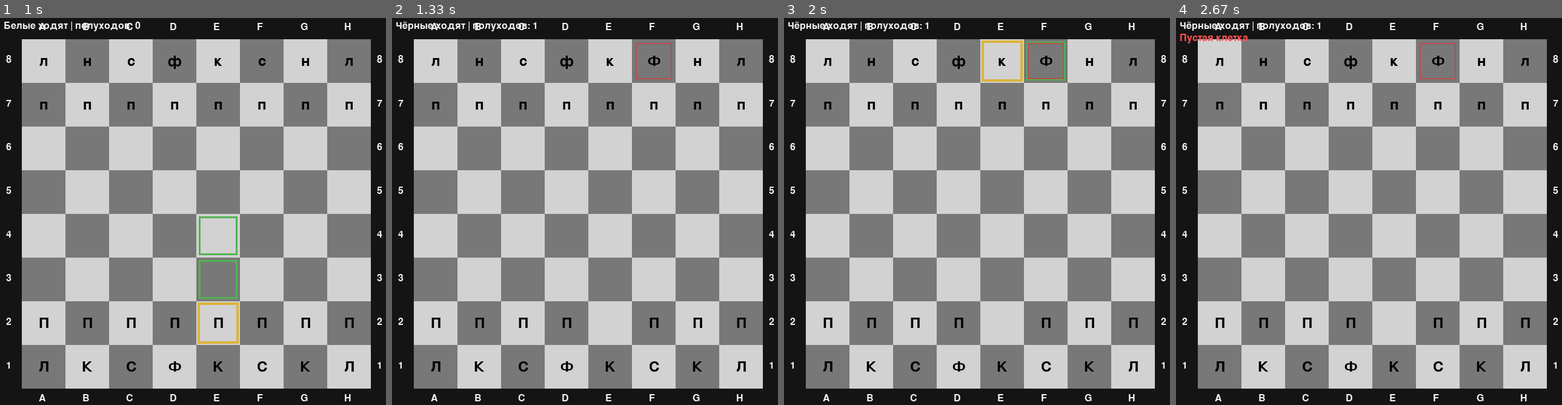
Above: before the commit, frames 1-4 (left to right).
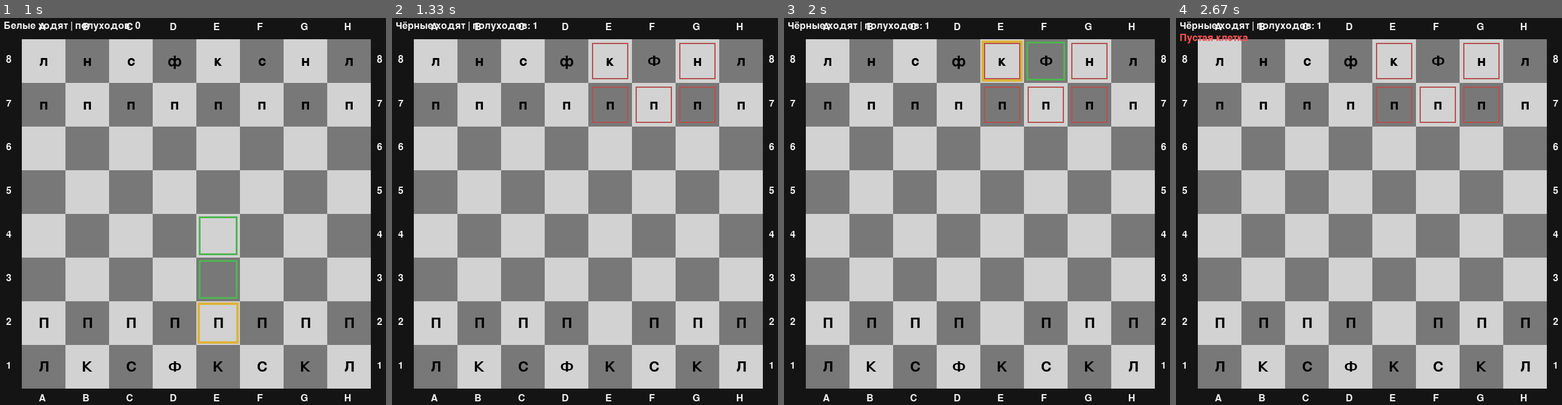
Above: after the commit, the same moments.

Repository: DedgerLabs/nash-proekt
Game: pygame game, started from pygame_main.py
The game is run twice, just before and just after one commit, with the same random seed, the same clock (stepped at 60 frames per second) and the same inputs.
Inputs (mouse positions are in pixels of both pictures, inside the frame that each line leads up to):
- Up to frame 1 (1 s): type "1 (at the terminal prompt)" at 0 s; tap T at 0.33 s; click (235, 304) at 0.72 s
- Up to frame 2 (1.33 s): click (646, 76) at 1.05 s
- Up to frame 3 (2 s): click (1127, 354) at 1.38 s; click (988, 79) at 1.72 s
- Up to frame 4 (2.67 s): click (1353, 315) at 2.05 s; click (1357, 145) at 2.38 s

Frame 1 is identical in both runs. In frame 2, 0.7% of the frame differs, in the area x 51-84%, y 6-28%; in frame 3, 0.7%; in frame 4, 0.7%.

Commit message:
переделал pygame pygame main

Diff:
--- a/pygame_main.py
+++ b/pygame_main.py
@@ -1,6 +1,6 @@
 import pygame
+
 from board import SquareBoard, make_start_checkers_board
-from board import SquareBoard
 from game import Game
 from move import Move
 
@@ -103,25 +103,21 @@
 
     elif mode == "2":
         from checkers_rules import CheckersRules
-        from board import SquareBoard, make_start_checkers_board
 
         game = Game(
             board=SquareBoard(grid=make_start_checkers_board()),
             rules=CheckersRules()
         )
 
-
     elif mode == "3":
-
         import pygame_hex_ui
-
         pygame_hex_ui.main()
-
         return
 
     else:
         print("Неверный ввод")
         return
+
     board = game.board
 
     pygame.init()
@@ -131,7 +127,6 @@
     clock = pygame.time.Clock()
     font = pygame.font.SysFont(None, 36)
     small = pygame.font.SysFont(None, 24)
-
 
     running = True
     selected = None
@@ -144,7 +139,7 @@
     while running:
         clock.tick(60)
 
-        # 🔹 1. ОБРАБОТКА СОБЫТИЙ
+        # 1) события
         for event in pygame.event.get():
 
             if event.type == pygame.QUIT:
@@ -167,42 +162,27 @@
                     info_text = "Hint: ON" if show_hint else "Hint: OFF"
                     legal_moves = []
 
-
-
                 elif event.key == pygame.K_t:
-
                     show_threatened = not show_threatened
 
                     if show_threatened:
-
                         if hasattr(game.rules, "threatened_squares"):
-
                             threatened = game.rules.threatened_squares(board, game.white_turn)
-
                             info_text = "Threatened: ON"
-
                         else:
-
                             threatened = set()
-
                             info_text = "Threatened: нет метода"
-
                             show_threatened = False
-
                     else:
-
                         threatened = set()
-
                         info_text = "Threatened: OFF"
 
             elif event.type == pygame.MOUSEBUTTONDOWN and event.button == 1:
-                # твоя логика клика мыши
                 pos = pixel_to_cell(*event.pos)
                 if pos is None:
                     continue
 
                 r, c = pos
-                # ... дальше твой код выбора/хода ...
 
                 # 1-й клик — выбрать фигуру
                 if selected is None:
@@ -211,35 +191,28 @@
                         info_text = "Пустая клетка"
                         continue
 
-                    # проверка цвета
-                    if selected is None:
-                        sym = board.get(r, c)
-                        if sym == ".":
-                            info_text = "Пустая клетка"
+                    # универсальная проверка "своя фигура?"
+                    if hasattr(game.rules, "is_own_piece"):
+                        if not game.rules.is_own_piece(sym, game.white_turn):
+                            info_text = "Выбрана чужая фигура"
                             continue
-
-                        # универсальная проверка "своя фигура?"
-                        if hasattr(game.rules, "is_own_piece"):
-                            if not game.rules.is_own_piece(sym, game.white_turn):
-                                info_text = "Выбрана чужая фигура"
-                                continue
-                        else:
-                            # fallback для шахмат (если не добавлял is_own_piece в chess rules)
-                            if game.white_turn and not sym.isupper():
-                                info_text = "Сейчас ход белых"
-                                continue
-                            if (not game.white_turn) and not sym.islower():
-                                info_text = "Сейчас ход чёрных"
-                                continue
-
-                        selected = (r, c)
-                        info_text = ""
-
-                        legal_moves = []
-                        if show_hint and hasattr(game.rules, "legal_moves_from"):
-                            legal_moves = game.rules.legal_moves_from(board, r, c, game.white_turn)
-
-                        continue
+                    else:
+                        # fallback
+                        if game.white_turn and not sym.isupper():
+                            info_text = "Сейчас ход белых"
+                            continue
+                        if (not game.white_turn) and not sym.islower():
+                            info_text = "Сейчас ход чёрных"
+                            continue
+
+                    selected = (r, c)
+                    info_text = ""
+
+                    legal_moves = []
+                    if show_hint and hasattr(game.rules, "legal_moves_from"):
+                        legal_moves = game.rules.legal_moves_from(board, r, c, game.white_turn)
+
+                    continue
 
                 # 2-й клик — сделать ход
                 else:
@@ -255,7 +228,7 @@
                         legal_moves = []
                         continue
 
-                    # сохраняем состояние для undo
+                    # сохраняем состояние для undo (ПЕРЕД ходом)
                     game.push_state()
 
                     # применяем ход
@@ -271,21 +244,20 @@
 
                     if res == "white":
                         info_text = "Игра окончена: победили БЕЛЫЕ!"
-                        running = False  # или поставь game_over=True
+                        running = False
                     elif res == "black":
                         info_text = "Игра окончена: победили ЧЁРНЫЕ!"
                         running = False
 
                     # обновить threatened если включён
-                    if show_threatened:
-                        attacker_white = not game.white_turn
-                        threatened = game.rules.threatened_squares(board, attacker_white)
+                    if show_threatened and hasattr(game.rules, "threatened_squares"):
+                        threatened = game.rules.threatened_squares(board, game.white_turn)
 
                     selected = None
                     legal_moves = []
                     info_text = ""
 
-        # 🔹 2. РИСУЕМ КАДР
+        # 2) рисуем
         draw(
             screen, font, small,
             board=board,
@@ -299,6 +271,8 @@
 
         pygame.display.flip()
 
+    pygame.quit()
+
 
 if __name__ == "__main__":
     main()
